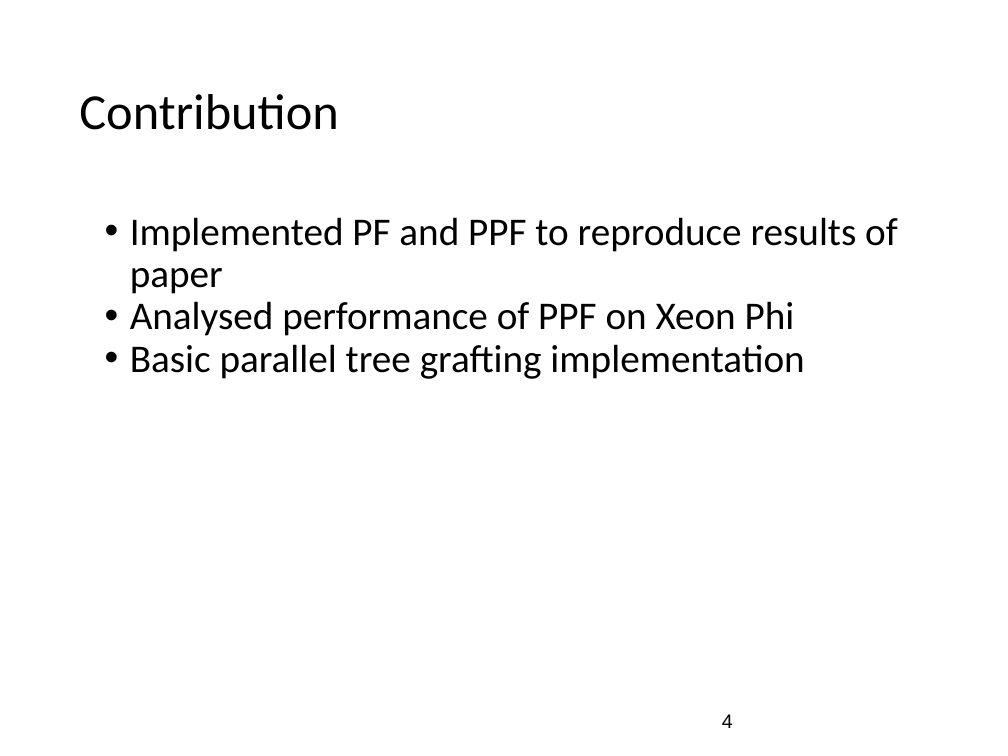
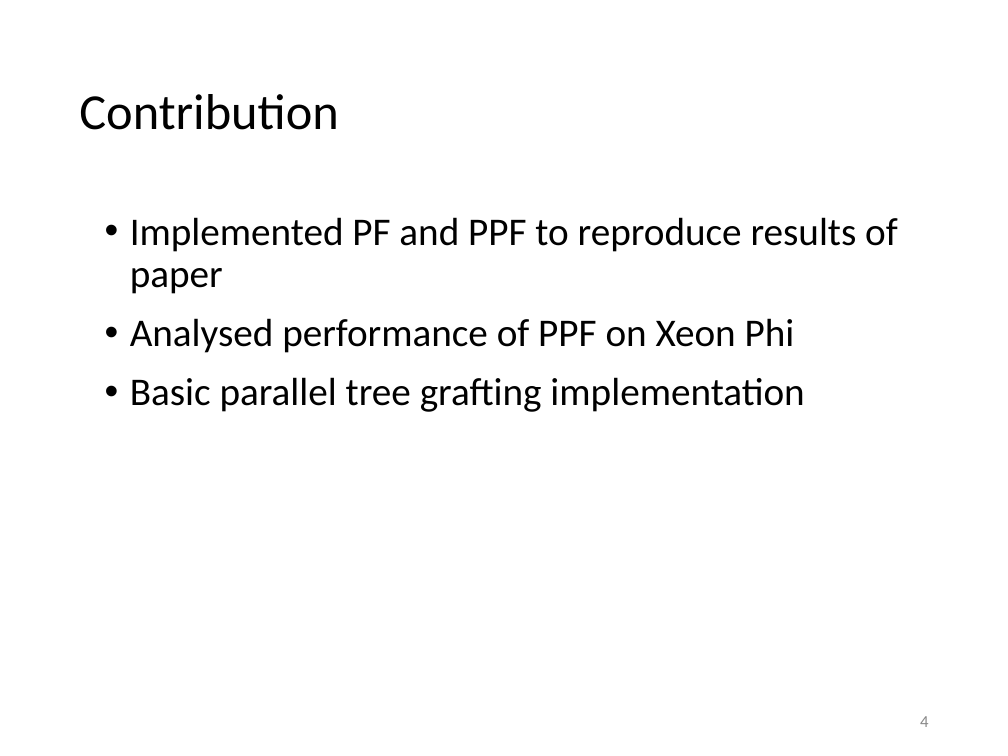
Before and after one commit to suem/dphpc-project, a slide deck: slide 4 of Final Presentation.pptx. Drawn at 1008x756 pixels with LibreOffice and Linux fonts; fonts in the diff are those of the drawing. Boxes give left, top, right and bottom in pixels: in the first picture for what was removed or moved away, otherwise in the second. Text is boxed around its words. In the diff, an @@ line names an element or a change of style, - is before the commit and + after.

```diff
--- a/Final Presentation.pptx
+++ b/Final Presentation.pptx
@@ text "Implemented PF and PPF to ..." at (x1=130, y1=217, x2=898, y2=412): more space between paragraphs @@
@@ page number at (x1=920, y1=716, x2=928, y2=727): size 14 to 12 pt, font Arial to Calibri, text colour #000000 to #888888; alignment left to right @@
```
Also in this commit, not shown: 13 other slides changed.
